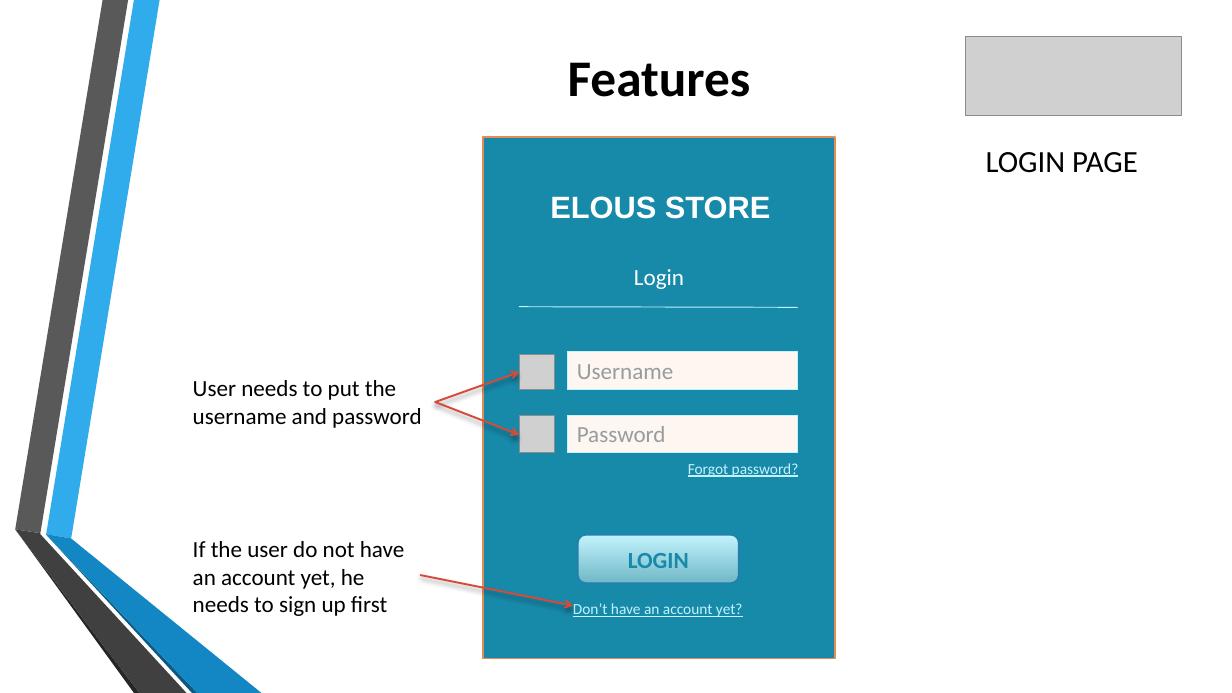
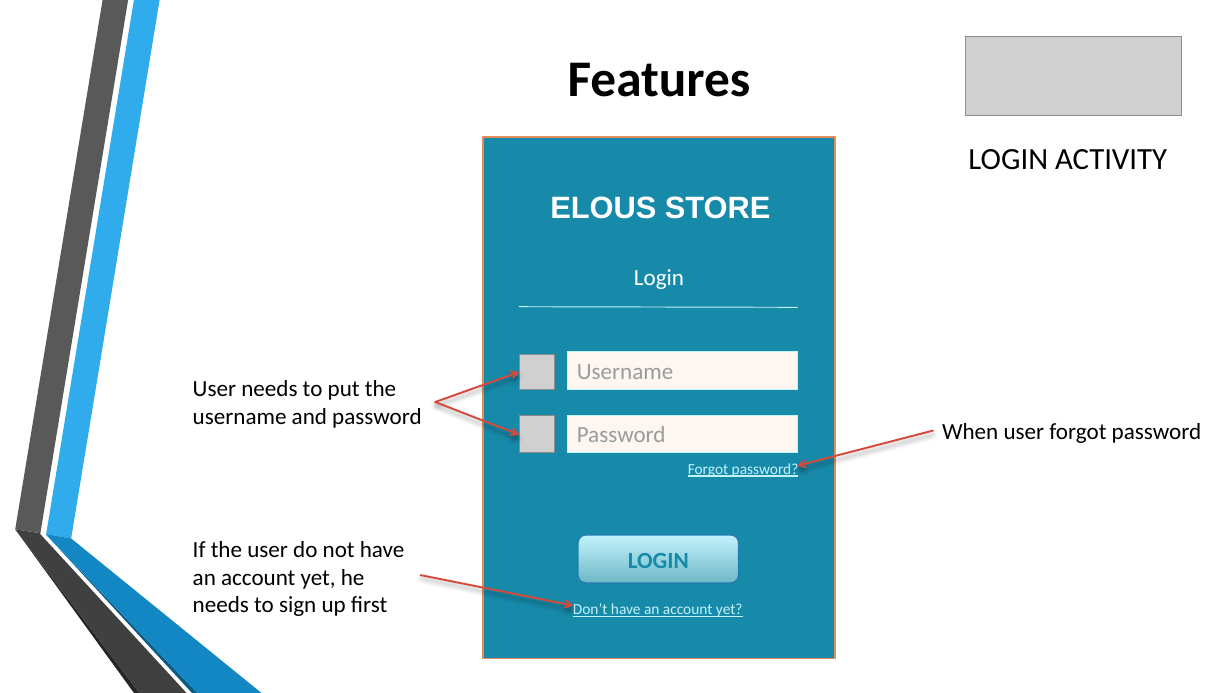
Before and after one commit to jgtadeo/Project--MOBAPPL, a slide deck: slide 5 of Mobile Application.pptx. Drawn at 1232x693 pixels with LibreOffice and Linux fonts; fonts in the diff are those of the drawing; grey boxes stand for pictures; background and template pictures are left out. Boxes give left, top, right and bottom in pixels: in the first picture for what was removed or moved away, otherwise in the second. Text is boxed around its words. In the diff, an @@ line names an element or a change of style, - is before the commit and + after.

```diff
--- a/Mobile Application.pptx
+++ b/Mobile Application.pptx
@@ text at [968,149,1167,170]: text changed @@
-LOGIN PAGE
+LOGIN ACTIVITY
@@ arrow added from (933, 431) to (798, 466), #D64A3B 1.5 pt @@
@@ text added at [942,423,1201,443], 18 pt, text #000000 @@
+When user forgot password
```
Also in this commit, not shown: 6 other slides changed, 4 slides added.
